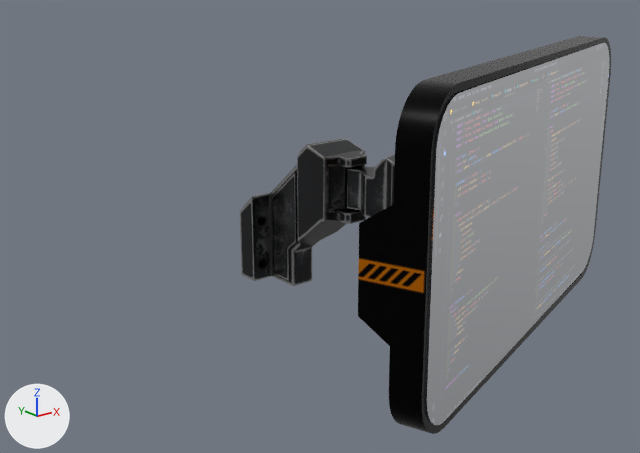
A saved change to the glTF model screen.glb.
Rendered twice from a 50 mm camera at (-8.96, -14.36, 8.1) aimed at (-0.11, -3.29, 3.67). The axes (+X, +Y, +Z) are drawn at lower left. The lights are the same throughout. The first picture is the older version. Where no turn or scale is listed for an object, it has been applied to the vertices.
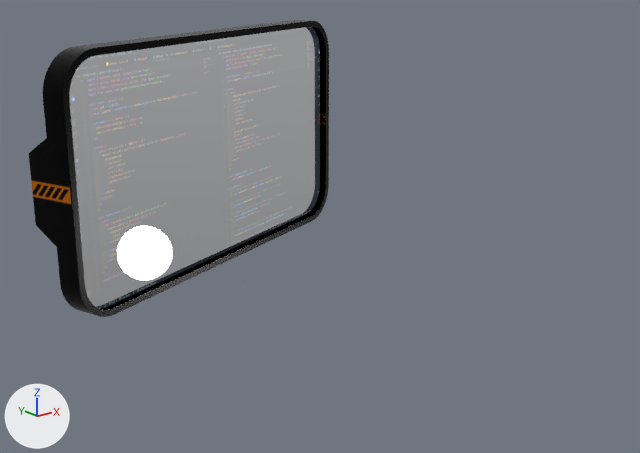
Boxes [x1, y1, x2, y2] around the edits, measured in the pictures (640 x 453 px):
'Object_16', moved: before [427, 43, 609, 425]; after [70, 27, 320, 309]
'Object_4', moved: before [358, 36, 611, 434]; after [29, 20, 329, 317]
'Object_8', deleted: before [240, 139, 395, 286]

What changed in the scene script:
```text
Change ob_object_16:
    ob_object_16.location: (0.0, 0.0, -4.5) -> (-1.62, 5.96, -4.5)
Change ob_object_4:
    ob_object_4.location: (0.0, 0.0, -4.5) -> (-1.55, 5.83, -4.5)
Remove ob_object_8:
    ob_object_8 = bpy.data.objects.new('Object_8', me_object_4)
    ob_object_8.location = (0.0, 0.0, -4.75)
```
